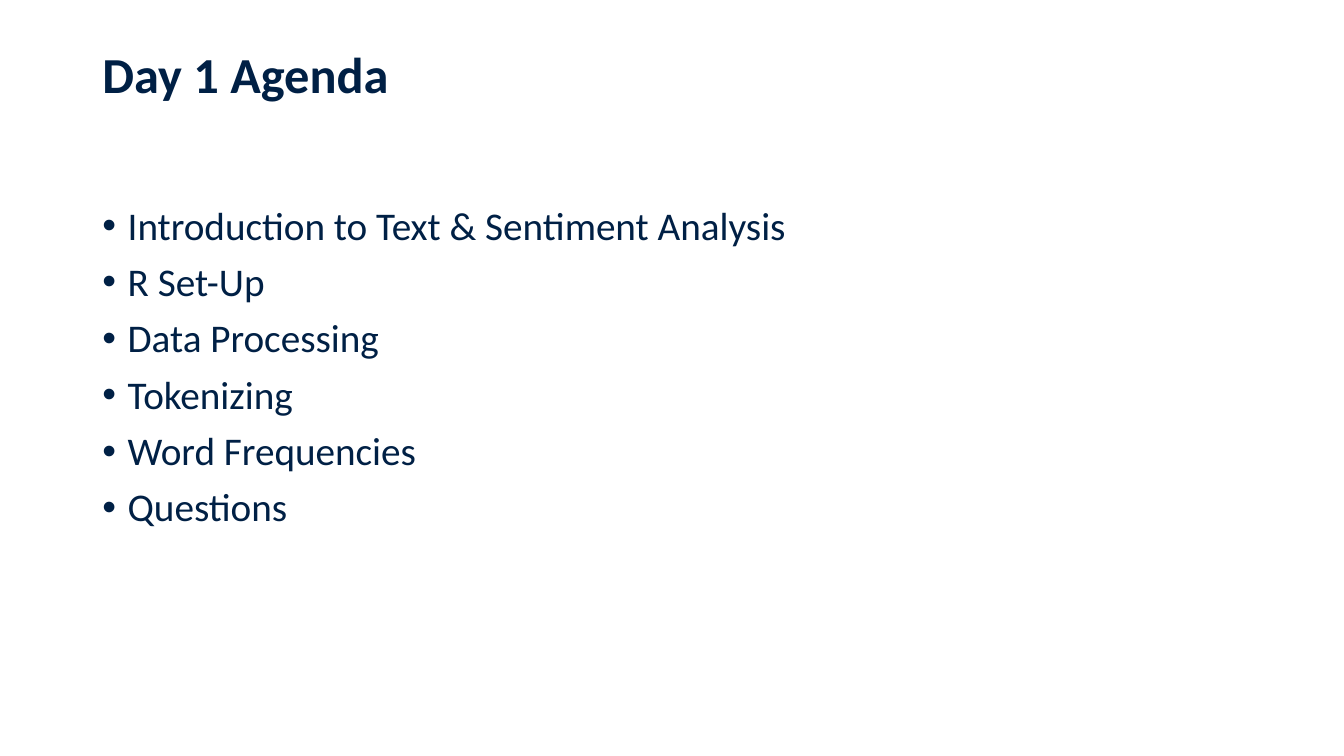
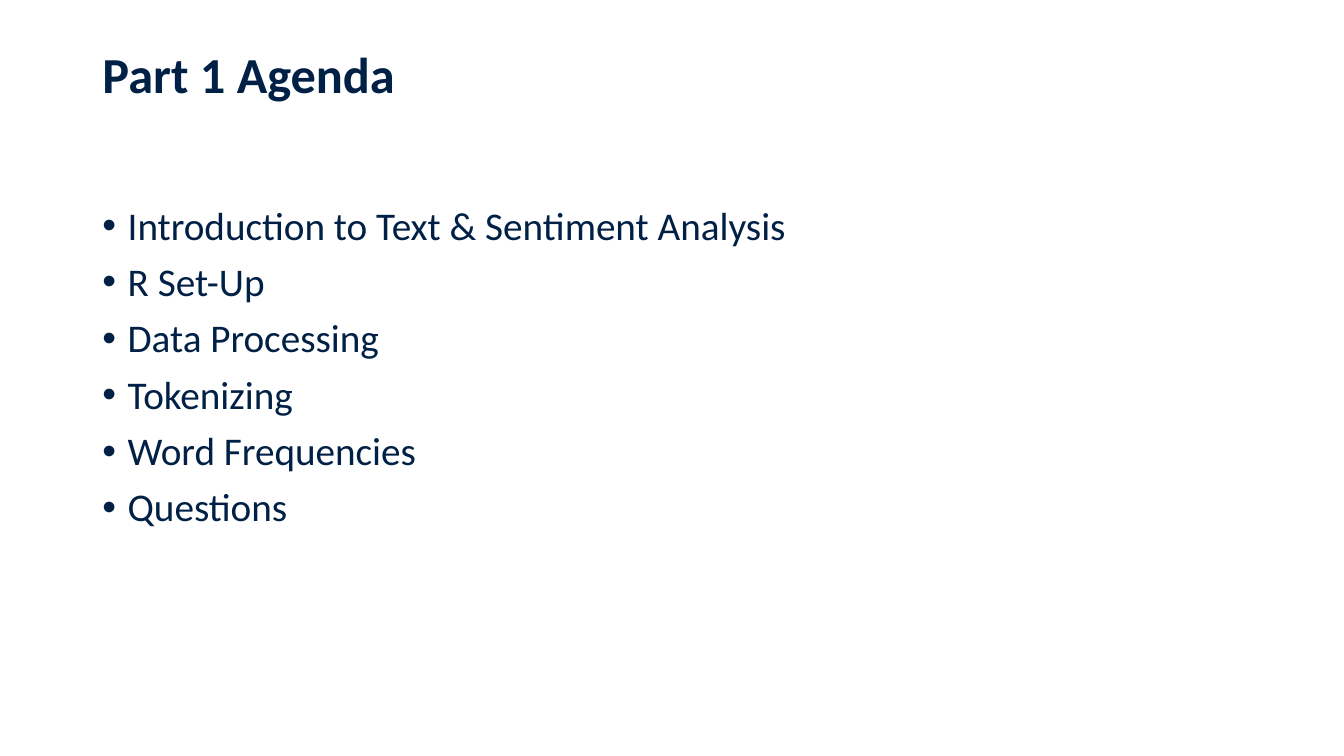
Before and after one commit to jennschilling/sentiment-analysis-in-R, a slide deck: slide 4 of slides/Sentiment Analysis in R.pptx. Drawn at 1344x756 pixels with LibreOffice and Linux fonts; fonts in the diff are those of the drawing; background and template pictures are left out. Boxes give left, top, right and bottom in pixels: in the first picture for what was removed or moved away, otherwise in the second. Text is boxed around its words. In the diff, an @@ line names an element or a change of style, - is before the commit and + after.

Commit message:
completed webinar part 2

```diff
--- a/slides/Sentiment Analysis in R.pptx
+++ b/slides/Sentiment Analysis in R.pptx
@@ title at [102, 57, 395, 102]: text changed @@
-Day 1 Agenda
+Part 1 Agenda
```
Also in this commit, not shown: 2 other slides changed, 1 slide removed, 1 other file.
